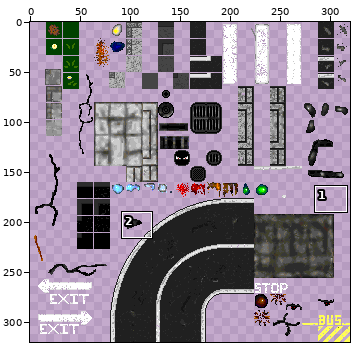
Edited in one commit: sprite sheet (Assets/Graph/images/sol_urbain.png). The picture above shows the old version from afar; the outline marks the close-up.
Close-up. Before the edit:
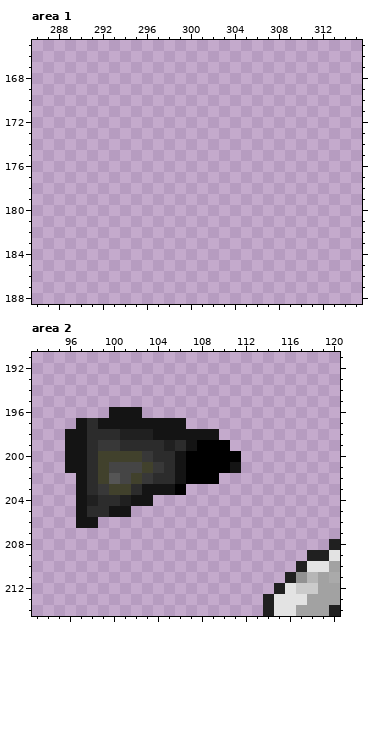
The file is 320x320 pixels. Colours within 5 levels of each other are drawn and written as one. Shown: area 1: x 286..315, y 165..188; area 2: x 93..120, y 191..214. The commit also changed other parts of the picture, which this record leaves out.
After the commit:
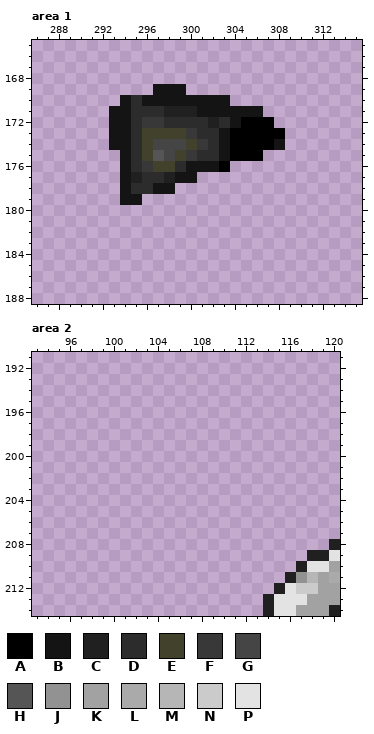
Palette (. is transparent): A #000000  B #141414  C #202020  D #2c2c2c  E #41412c  F #383838  G #454545  H #555555  J #929292  K #a2a2a2  L #aaaaaa  M #b6b6b6  N #cbcbcb  P #e3e3e3
From old to new:
Area 1:
Colour A now appears in row 172 at x 305 to 307; in row 173 at x 304 to 308; in row 174 at x 304 to 307; in row 175 at x 304 to 306; in row 176 at x 303.
Colour B now appears in row 169 at x 297 to 299; in row 170 at x 294 and 296 to 303; in row 171 at x 293 to 294 and 301 to 306; in row 172 at x 293 to 294 and 304; in row 173 at x 293 to 294 and 303; in row 174 at x 293 to 294, 303 and 308.
Colour B now appears in row 175 at x 294 and 303; in row 176 at x 294 and 300 to 302; in row 177 at x 294 and 299 to 300; in row 178 at x 294 and 297 to 298; in row 179 at x 294 to 295.
Colour C now appears in row 171 at x 298 to 300; in row 172 at x 302; in row 177 at x 295 and 298.
Colour D now appears in row 170 at x 295; in row 171 at x 295 to 297; in row 172 at x 295, 298 to 301 and 303; in row 173 at x 295 and 301 to 302; in row 174 at x 295 and 302; in row 175 at x 295 and 301 to 302.
Colour D now appears in row 176 at x 295 and 299; in row 177 at x 296 to 297; in row 178 at x 295 to 296.
Colour E now appears in row 173 at x 296 to 299; in row 174 at x 296 and 300; in row 175 at x 296 and 299; in row 176 at x 297 to 298.
Colour F now appears in row 172 at x 296 to 297; in row 173 at x 300; in row 174 at x 301; in row 175 at x 300; in row 176 at x 296.
Colour G now appears in row 174 at x 297 to 299; in row 175 at x 298.
Colour H now appears in row 175 at x 297.
Area 2:
The author cleared colour A in row 199 at x 108 to 110; in row 200 at x 107 to 111; in row 201 at x 107 to 110; in row 202 at x 107 to 109; in row 203 at x 106.
The author cleared colour B in row 196 at x 100 to 102; in row 197 at x 97 and 99 to 106; in row 198 at x 96 to 97 and 104 to 109; in row 199 at x 96 to 97 and 107; in row 200 at x 96 to 97 and 106; in row 201 at x 96 to 97, 106 and 111.
The author cleared colour B in row 202 at x 97 and 106; in row 203 at x 97 and 103 to 105; in row 204 at x 97 and 102 to 103; in row 205 at x 97 and 100 to 101; in row 206 at x 97 to 98.
The author cleared colour C in row 198 at x 101 to 103; in row 199 at x 105; in row 204 at x 98 and 101.
The author cleared colour D in row 197 at x 98; in row 198 at x 98 to 100; in row 199 at x 98, 101 to 104 and 106; in row 200 at x 98 and 104 to 105; in row 201 at x 98 and 105; in row 202 at x 98 and 104 to 105.
The author cleared colour D in row 203 at x 98 and 102; in row 204 at x 99 to 100; in row 205 at x 98 to 99.
The author cleared colour E in row 200 at x 99 to 102; in row 201 at x 99 and 103; in row 202 at x 99 and 102; in row 203 at x 100 to 101.
The author cleared colour F in row 199 at x 99 to 100; in row 200 at x 103; in row 201 at x 104; in row 202 at x 103; in row 203 at x 99.
The author cleared colour G in row 201 at x 100 to 102; in row 202 at x 101.
The author cleared colour H in row 202 at x 100.
Boxes around the changes in both close-ups, in picture pixels (x1, y1, x2, y2):
added: (109, 84, 285, 205)
erased: (65, 407, 241, 528)
